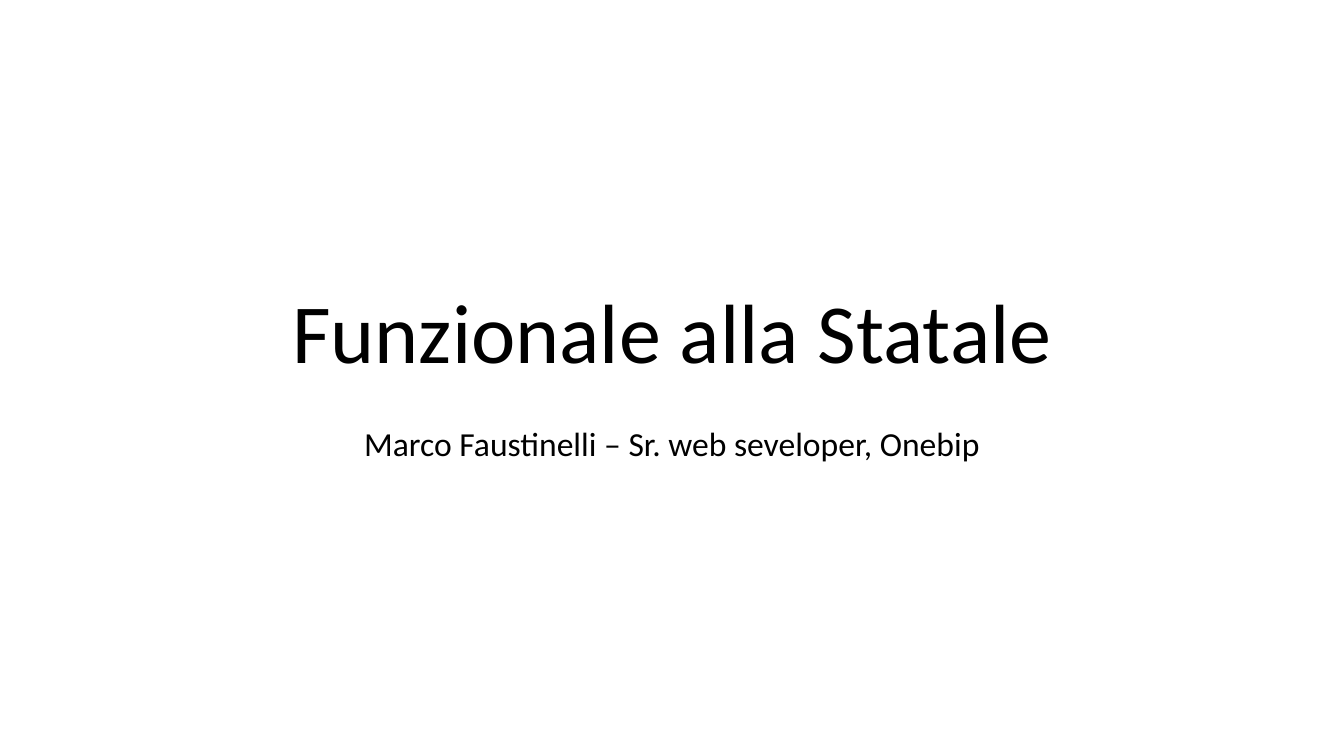
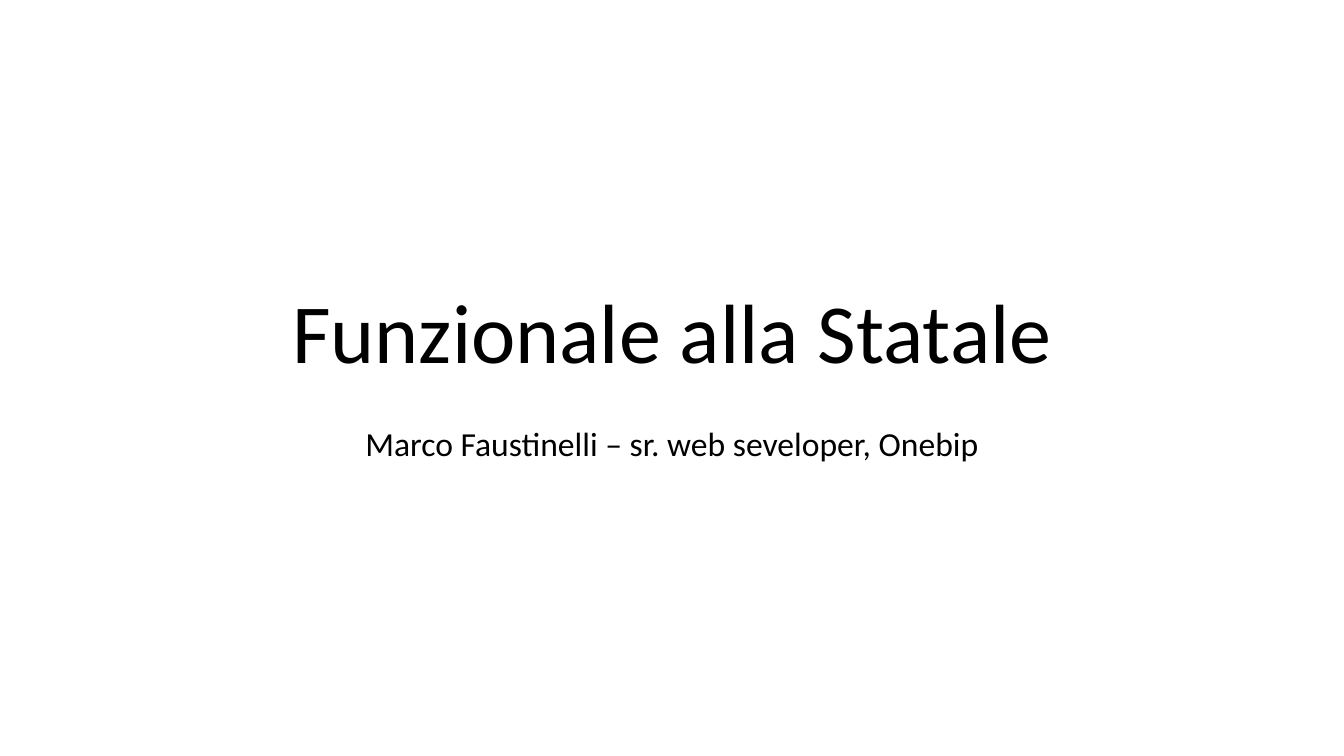
Before and after one commit to Muzietto/funzionale-alla-statale, a slide deck: slide 1 of funzionale-alla-statale.ppt. Drawn at 1344x756 pixels with LibreOffice and Linux fonts; fonts in the diff are those of the drawing. Boxes give left, top, right and bottom in pixels: in the first picture for what was removed or moved away, otherwise in the second. Text is boxed around its words. In the diff, an @@ line names an element or a change of style, - is before the commit and + after.

```diff
--- a/funzionale-alla-statale.ppt
+++ b/funzionale-alla-statale.ppt
@@ subtitle at [365, 432, 979, 462]: text changed @@
-Marco Faustinelli – Sr. web seveloper, Onebip
+Marco Faustinelli – sr. web seveloper, Onebip
```
Also in this commit, not shown: 1 other slide changed, 2 slides added, 3 other files.
